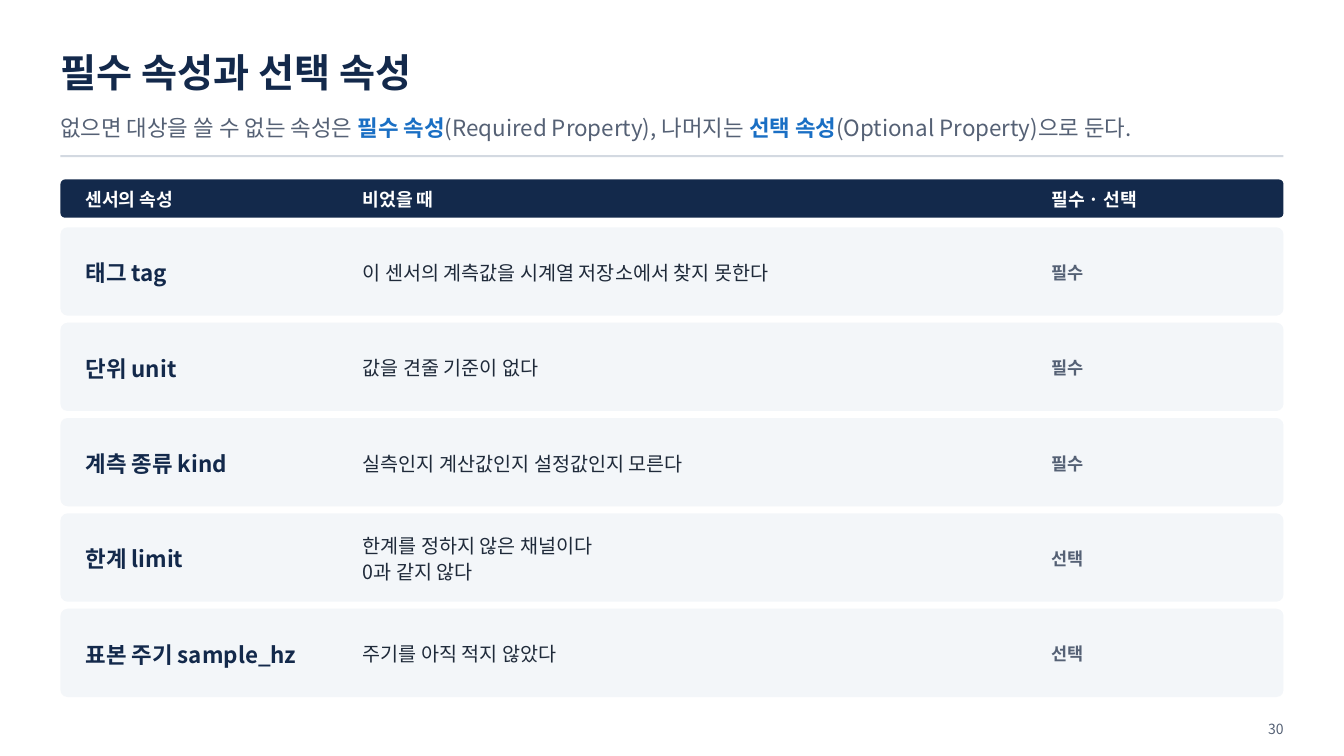
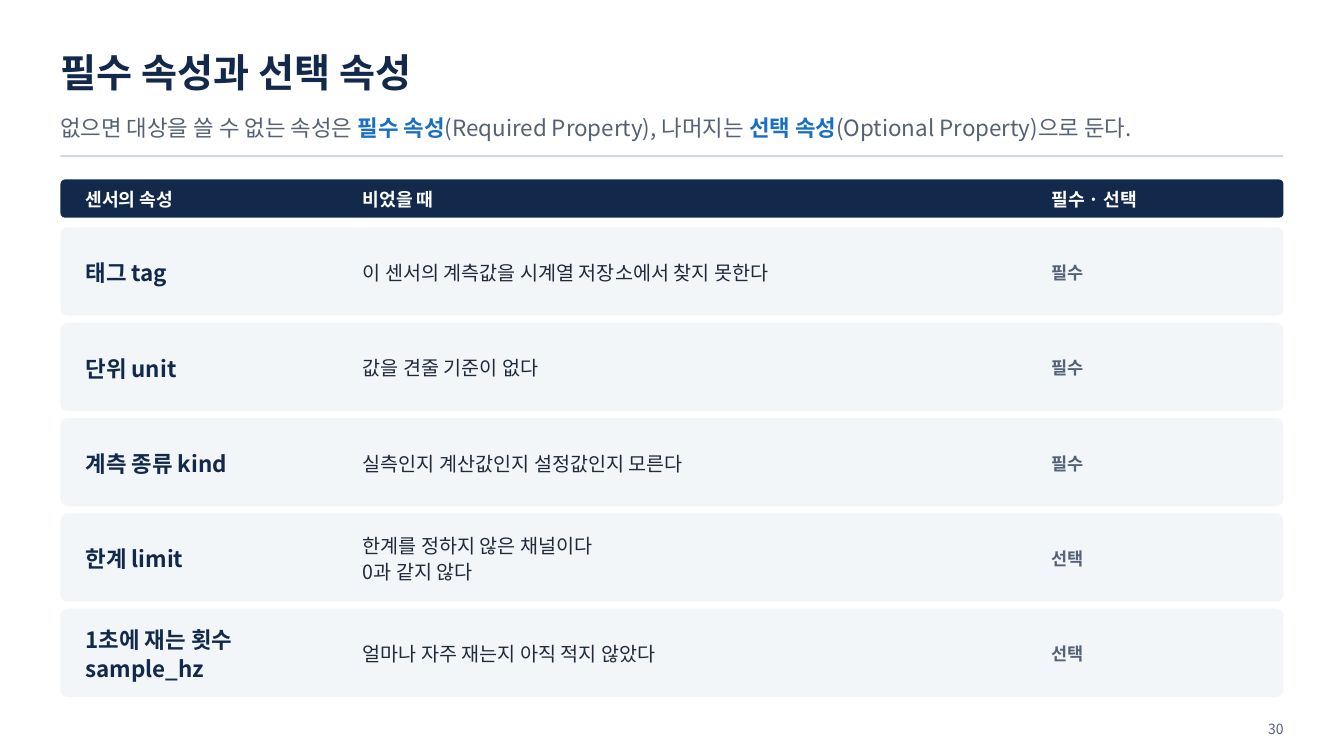
Before and after one commit to uengine-oss/hyd-iot-edu, a slide deck: slide 30 of workspace/강의제작/산출물/통합반/이론/02회차/통합반_02일차.pptx. Drawn at 1344x756 pixels with LibreOffice and Linux fonts; fonts in the diff are those of the drawing. Boxes give left, top, right and bottom in pixels: in the first picture for what was removed or moved away, otherwise in the second. Text is boxed around its words. In the diff, an @@ line names an element or a change of style, - is before the commit and + after.

```diff
--- a/workspace/강의제작/산출물/통합반/이론/02회차/통합반_02일차.pptx
+++ b/workspace/강의제작/산출물/통합반/이론/02회차/통합반_02일차.pptx
@@ text at <box>86,629,232,682</box>: text changed @@
-표본 주기 sample_hz
+1초에 재는 횟수 sample_hz
@@ text at <box>363,644,655,663</box>: text changed @@
-주기를 아직 적지 않았다
+얼마나 자주 재는지 아직 적지 않았다
```
Also in this commit, not shown: 26 other slides changed, 23 other files.
